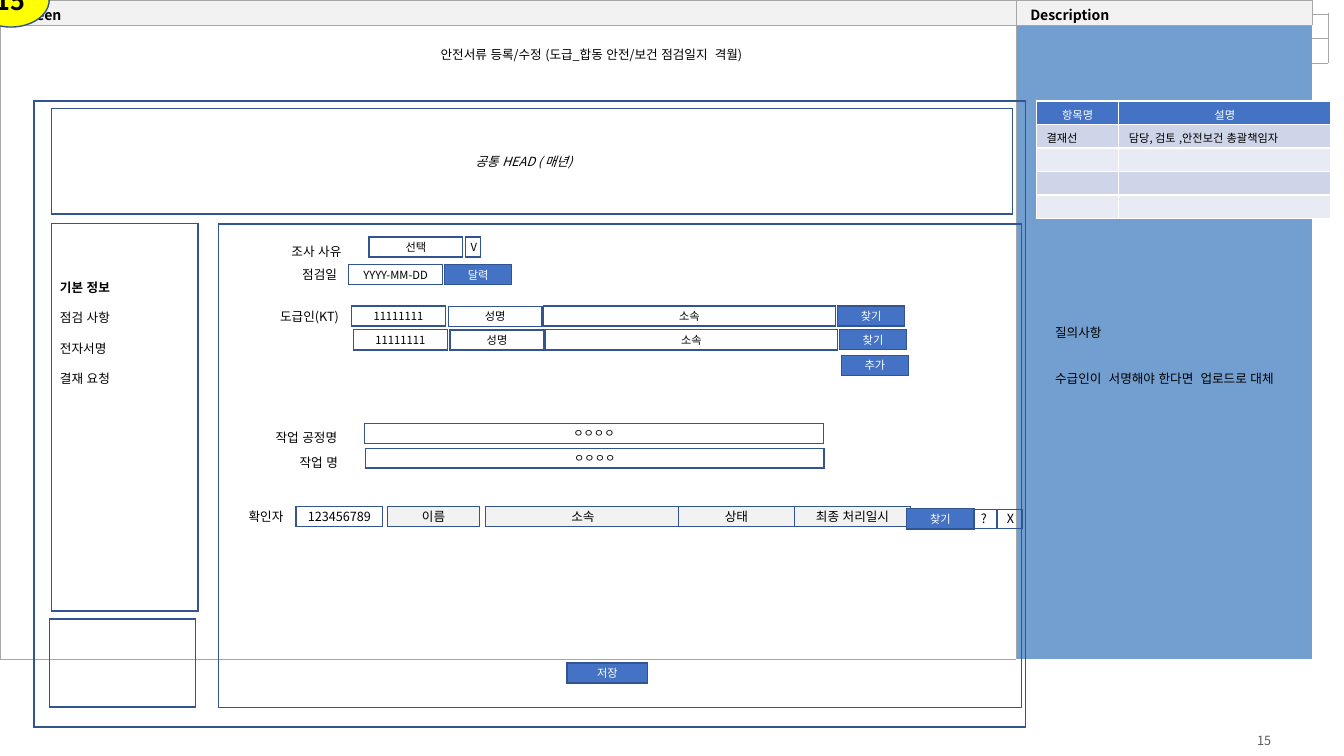
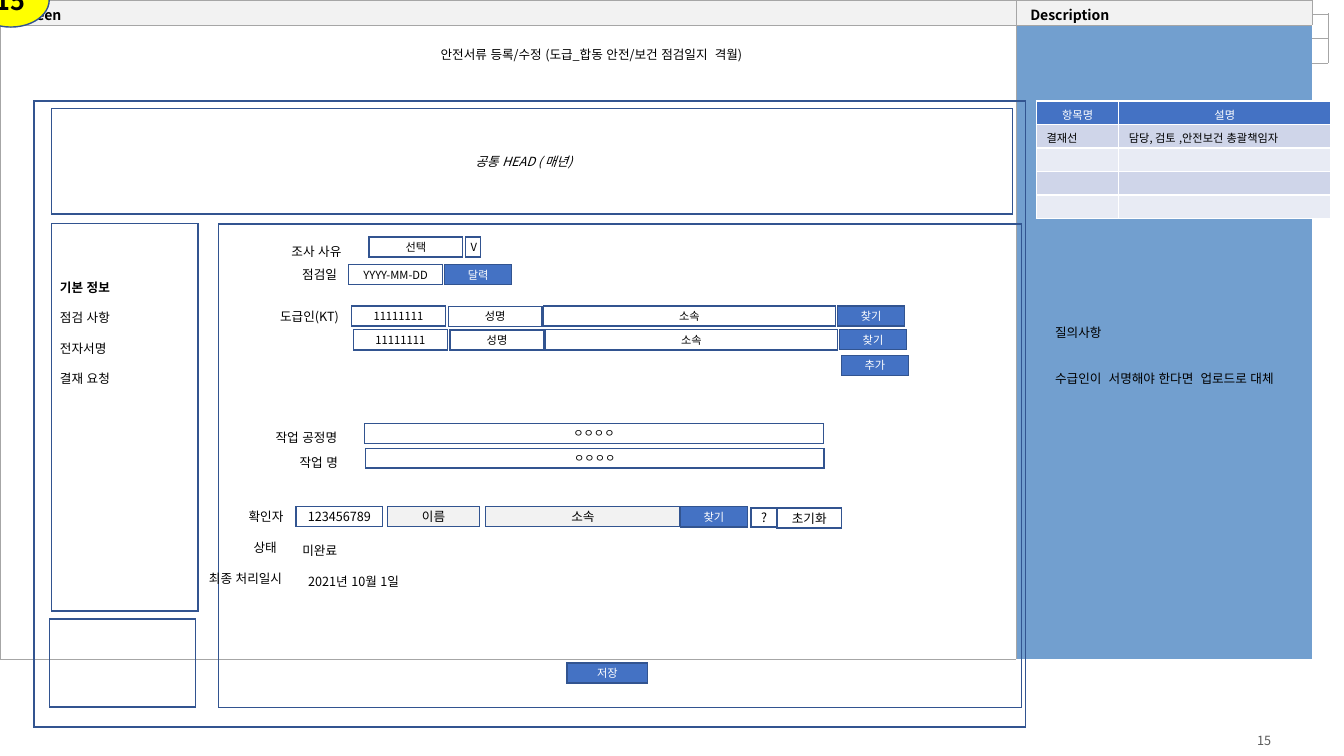
Before and after one commit to yamdeng/ktds-publish, a slide deck: slide 15 of docs/퍼블_페이지작업.pptx. Drawn at 1344x756 pixels with LibreOffice and Linux fonts; fonts in the diff are those of the drawing. Boxes give left, top, right and bottom in pixels: in the first picture for what was removed or moved away, otherwise in the second. Text is boxed around its words. In the diff, an @@ line names an element or a change of style, - is before the commit and + after.

```diff
--- a/docs/퍼블_페이지작업.pptx
+++ b/docs/퍼블_페이지작업.pptx
@@ rectangle "찾기": place and size @@
-rectangle "찾기" at [907,509,975,529]
+rectangle "찾기" at [681,507,748,527]
@@ rectangle "?": place and size @@
-rectangle "?" at [971,509,997,528]
+rectangle "?" at [751,508,777,527]
@@ rectangle "초기화": place and size @@
-rectangle "초기화" at [997,509,1023,528]
+rectangle "초기화" at [777,508,842,528]
@@ text "상태": place and size @@
-text "상태" at [679,507,795,527]
+text "상태" at [254,541,277,553]
@@ text "상태" at [254,541,277,553]: alignment centre to right; fill #F2F2F2 to none; outline #325491 1 pt to none @@
@@ text in rectangle at [792,512,827,524]: text changed @@
-X
+초기화
@@ text "최종 처리일시" at [209,570,282,587]: alignment centre to right; fill #F2F2F2 to none; outline #325491 1 pt to none @@
@@ text "최종 처리일시": place and size @@
-text "최종 처리일시" at [795,507,910,527]
+text "최종 처리일시" at [209,570,282,587]
@@ text added at [302,544,337,556], 9 pt, text #000000 @@
+미완료
@@ text added at [308,575,399,587], 9 pt, text #000000 @@
+2021년 10월 1일
```
Also in this commit, not shown: 2 other slides changed, 2 other files.
